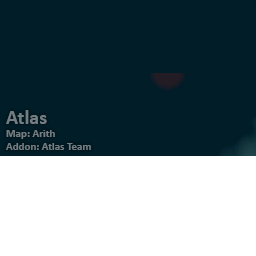
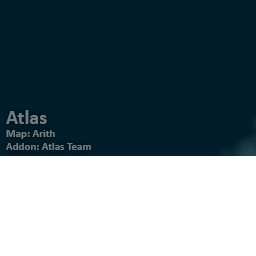
Comparing the layer stacks of the two w=256, h=256 images. Changes:
painted on "Layer 1" over [left=148, top=73, right=256, bottom=156]
